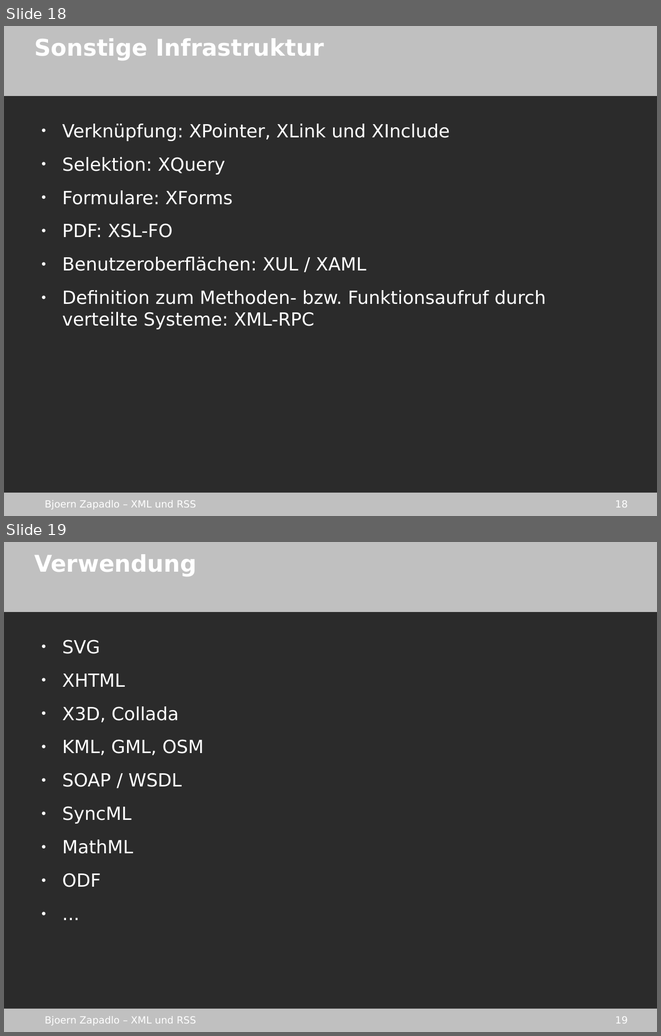
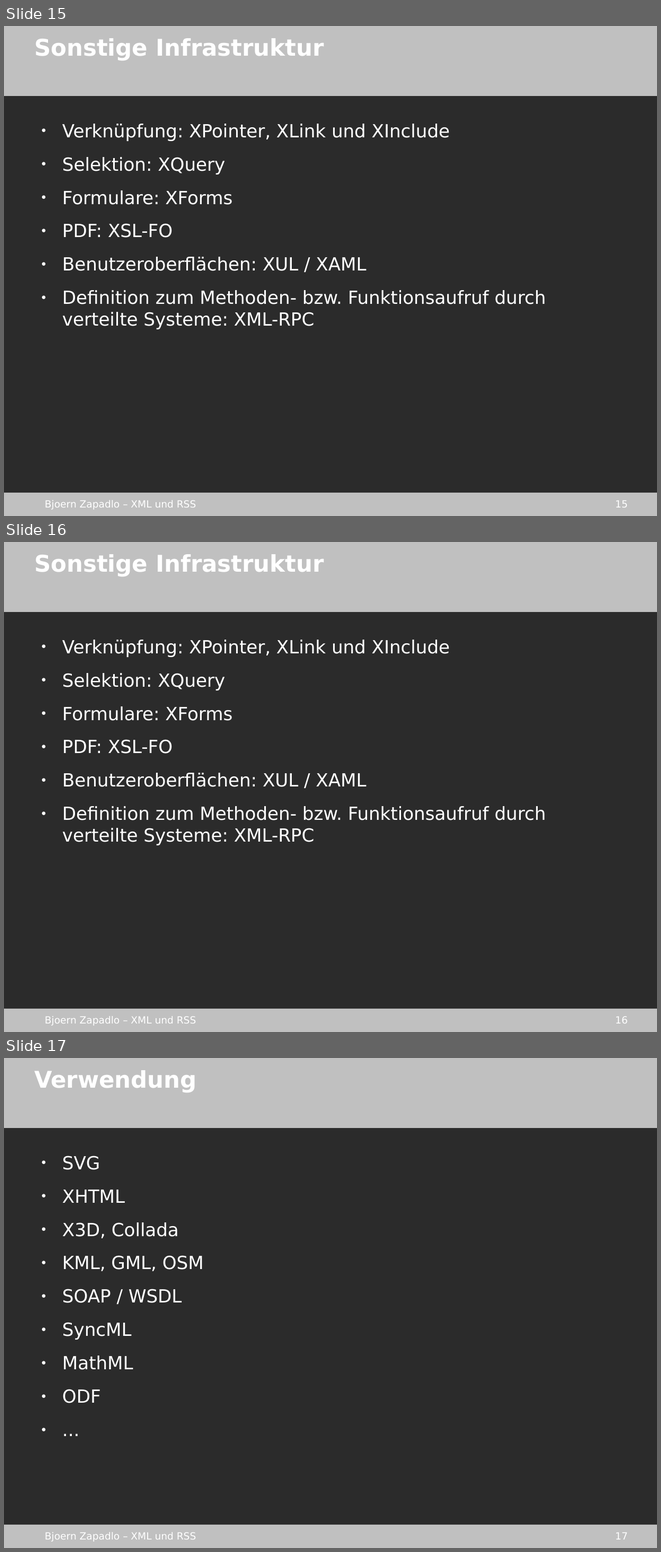
Before and after one commit to gmb2012/sae-xml_rss, a slide deck: stuff/xml_rss.odp. Shown one above the other, each under a label of ours: slides 18 and 19 before the commit, slides 15, 16 and 17 after it. The pictures are 661x1036 and 661x1552 pixels, drawn with LibreOffice and Linux fonts; fonts in the diff are those of the drawing; background and template pictures are left out; a plain dark background stands for a picture behind light text. Boxes give left, top, right and bottom in pixels: in the first picture for what was removed or moved away, otherwise in the second. Text is boxed around its words. In the diff, an @@ line names an element or a change of style, - is before the commit and + after.

```diff
--- a/stuff/xml_rss.odp
+++ b/stuff/xml_rss.odp
@@ slide 16 added at (4, 542, 657, 1032), background picture (left out); not listed: 4 template elements that a slide beside it also shows @@
@@ title added at (34, 554, 324, 576), 28 pt, text #FFFFFF, bold @@
+Sonstige Infrastruktur
@@ text added at (62, 640, 546, 845), 22 pt, text #FFFFFF @@
+● Verknüpfung: XPointer, XLink und XInclude
+● Selektion: XQuery
+● Formulare: XForms
+● PDF: XSL-FO
+● Benutzeroberflächen: XUL / XAML
+● Definition zum Methoden- bzw. Funktionsaufruf durch verteilte Systeme: XML-RPC
@@ what was slide 18 is now slide 15 @@
@@ page number at (615, 500, 628, 507): text changed @@
-18
+15
@@ what was slide 19 is now slide 17 @@
@@ page number at (615, 1532, 628, 1539): text changed @@
-19
+17
```
Also in this commit, not shown: 4 slides removed, 1 other file.
